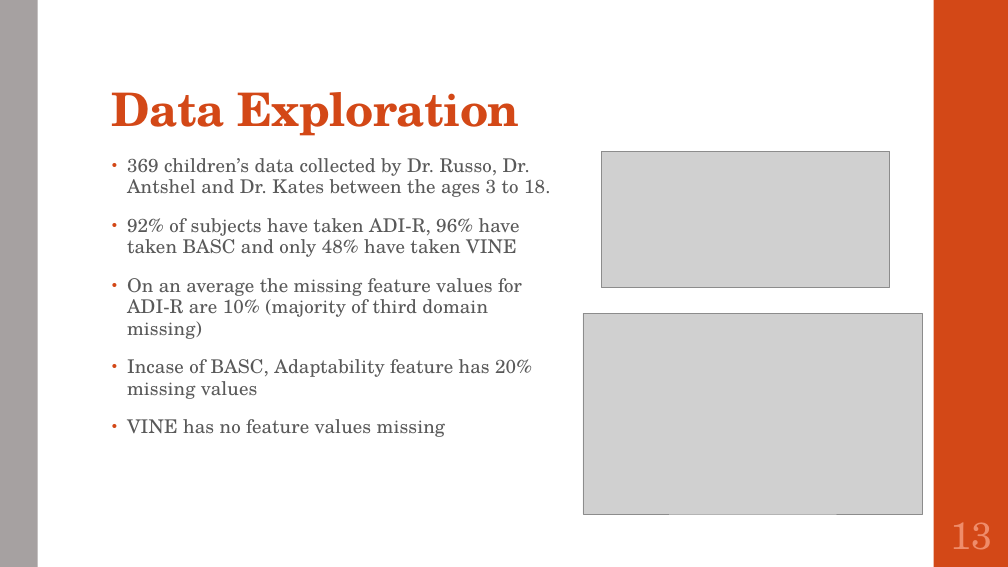
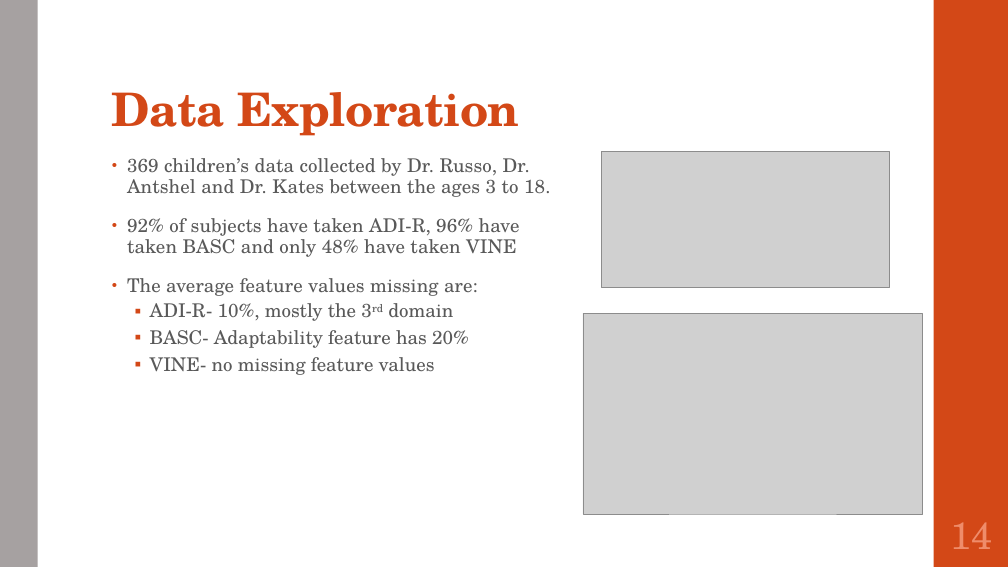
Before and after one commit to SirichandanaSambatur/CADDC, a slide deck: slide 14 of FinalReport.pptx (slide 13 before the commit). Drawn at 1008x567 pixels with LibreOffice and Linux fonts; fonts in the diff are those of the drawing; grey boxes stand for pictures. Boxes give left, top, right and bottom in pixels: in the first picture for what was removed or moved away, otherwise in the second. Text is boxed around its words. In the diff, an @@ line names an element or a change of style, - is before the commit and + after.

```diff
--- a/FinalReport.pptx
+++ b/FinalReport.pptx
@@ text at (x1=127, y1=278, x2=478, y2=375): text changed @@
-• On an average the missing feature values for ADI-R are 10% (majority of third domain missing)
-• Incase of BASC, Adaptability feature has 20% missing values
-• VINE has no feature values missing
+• The average feature values missing are:
+  ▪ ADI-R- 10%, mostly the 3rd domain
+  ▪ BASC- Adaptability feature has 20%
+  ▪ VINE- no missing feature values
@@ page number at (x1=950, y1=522, x2=992, y2=549): text changed @@
-13
+14
```
Also in this commit, not shown: 23 other slides changed, 3 slides added, 2 slides removed.
